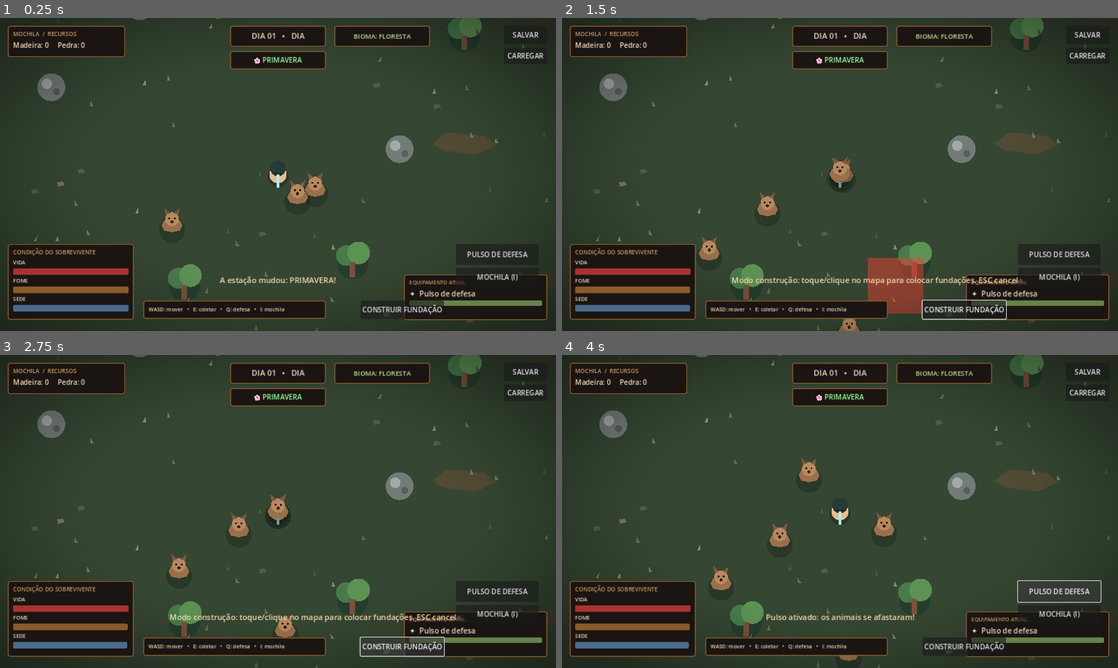
Above: before the commit, frames 1-4 (two rows, left to right).
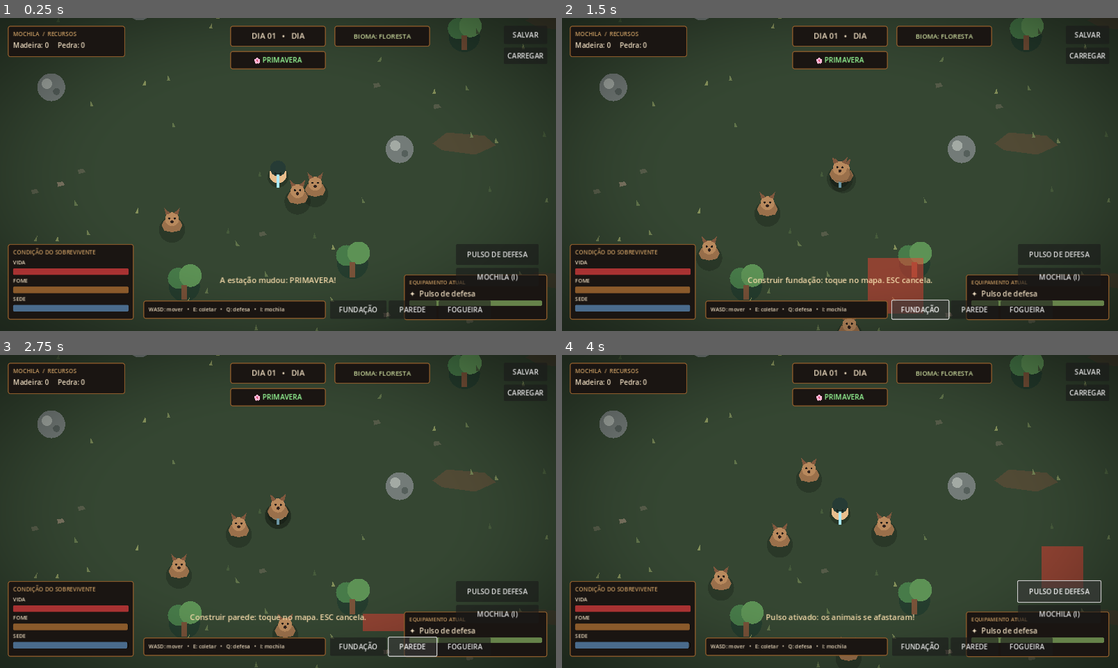
Above: after the commit, the same moments.

Repository: vanessaarcelino13-blip/Jogo-sobreviv-ncia-
Game: Godot game, scene res://scenes/main.tscn
The game is run twice, just before and just after one commit, with the same random seed, the same clock (stepped at 60 frames per second) and the same inputs.
Inputs (mouse positions are in pixels of both pictures, inside the frame that each line leads up to):
- Up to frame 1 (0.25 s): no input
- Up to frame 2 (1.5 s): click (962, 309) at 0.5 s, where only the run before the commit has a clickable "CONSTRUIR FUNDAÇÃO"; click (917, 309) at 1.25 s, where only the run after the commit has a clickable "FUNDAÇÃO"
- Up to frame 3 (2.75 s): click (411, 646) at 2 s, where only the run after the commit has a clickable "PAREDE"
- Up to frame 4 (4 s): click (1029, 646) at 2.75 s, where only the run after the commit has a clickable "FOGUEIRA"; click "PULSO DE DEFESA" at 3.5 s

The runs differ from the first frame. In frame 1, 0.5% of the frame differs, in the area x 59-89%, y 90-96%; in frame 2, 1.4%; in frame 3, 1.5%, in the area x 30-89%, y 82-97%; in frame 4, 1.5%.

Commit message:
Fix build mode and add foundations, walls and campfires

Diff:
--- a/scripts/main.gd
+++ b/scripts/main.gd
@@ -312,11 +312,25 @@
     hud.add_child(load_button)
 
     var build_button := Button.new()
-    build_button.text = "CONSTRUIR FUNDAÇÃO"
-    build_button.position = Vector2(830, 650)
-    build_button.custom_minimum_size = Vector2(190, 42)
-    build_button.pressed.connect(_toggle_build_mode)
+    build_button.text = "FUNDAÇÃO"
+    build_button.position = Vector2(760, 650)
+    build_button.custom_minimum_size = Vector2(130, 42)
+    build_button.pressed.connect(_start_build.bind("fundacao"))
     hud.add_child(build_button)
+
+    var wall_button := Button.new()
+    wall_button.text = "PAREDE"
+    wall_button.position = Vector2(895, 650)
+    wall_button.custom_minimum_size = Vector2(110, 42)
+    wall_button.pressed.connect(_start_build.bind("parede"))
+    hud.add_child(wall_button)
+
+    var campfire_button := Button.new()
+    campfire_button.text = "FOGUEIRA"
+    campfire_button.position = Vector2(1010, 650)
+    campfire_button.custom_minimum_size = Vector2(120, 42)
+    campfire_button.pressed.connect(_start_build.bind("fogueira"))
+    hud.add_child(campfire_button)
 
     var inventory_button := Button.new()
     inventory_button.text = "MOCHILA (I)"
@@ -440,7 +454,13 @@
 func _toggle_build_mode() -> void:
     if is_instance_valid(build_manager) and build_manager.has_method("toggle_build_mode"):
         build_manager.toggle_build_mode()
-        _show_message("Modo construção: toque/clique no mapa para colocar fundações. ESC cancela.")
+        _show_message("Modo construção. ESC cancela.")
+
+func _start_build(kind: String) -> void:
+    if is_instance_valid(build_manager) and build_manager.has_method("select_building"):
+        build_manager.select_building(kind)
+        var names := {"fundacao": "fundação", "parede": "parede", "fogueira": "fogueira"}
+        _show_message("Construir " + str(names.get(kind, kind)) + ": toque no mapa. ESC cancela.")
 
 func _toggle_inventory() -> void:
     if inventory_panel:
